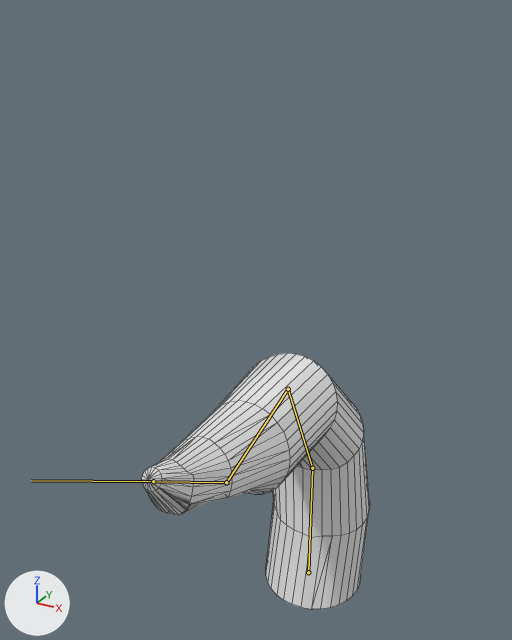
Before and after pictures for a commit that changed the FBX model Assets/model/tentacle/tent500/tentSmall.fbx.
The view is the same before and after, from a camera (50 mm lens) standing at (1.88, -4.46, 4.55) and looking at (-0.18, -0.72, 2.68). Every picture has the same lights, and +X, +Y and +Z are marked at lower left. Both versions are drawn at the pose saved in each file; the numbers are the values there. The bones that bend it are drawn over the model as lines. Mesh edges are drawn as thin lines.

The first picture shows '柱体.001'.
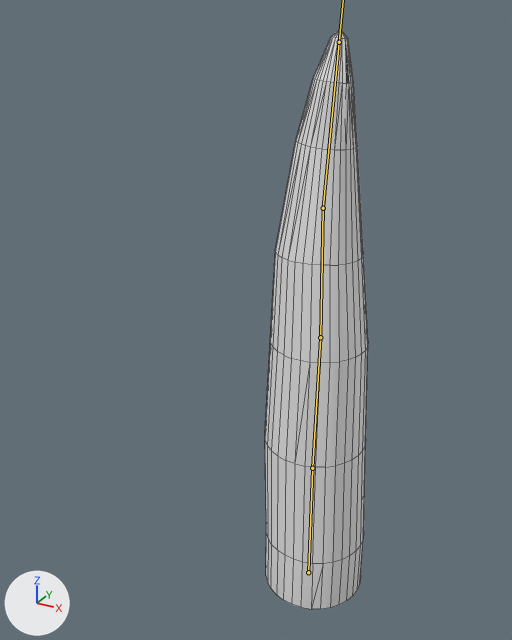
Location of each change, (x1, y1, x2, y2) in pixels of the pictures (512 x 640 px):
'柱体.001', posed (55% narrower, 126% taller)
    before: (142, 353, 370, 609)
    after: (265, 29, 368, 609)
bone 'Bone.001', root to tip
    before: (312, 468) to (288, 389)
    after: (312, 468) to (320, 337)
bone 'Bone.002', root to tip
    before: (288, 389) to (226, 482)
    after: (320, 337) to (323, 208)
bone 'Bone.003', root to tip
    before: (226, 482) to (153, 481)
    after: (323, 208) to (339, 42)

The edits, one by one:
Bone 'Bone.001' (bone_bone_001) turns from (32, 1, 0) to (1, 1, -1) degrees about its own x, y and z.
Bone 'Bone.002' (bone_bone_002) turns from (72, 0, 5) to (1, 2, 2) degrees about its own x, y and z.
Bone 'Bone.003' (bone_bone_003) turns from (-44, -2, -10) to (-1, 3, -7) degrees about its own x, y and z.
